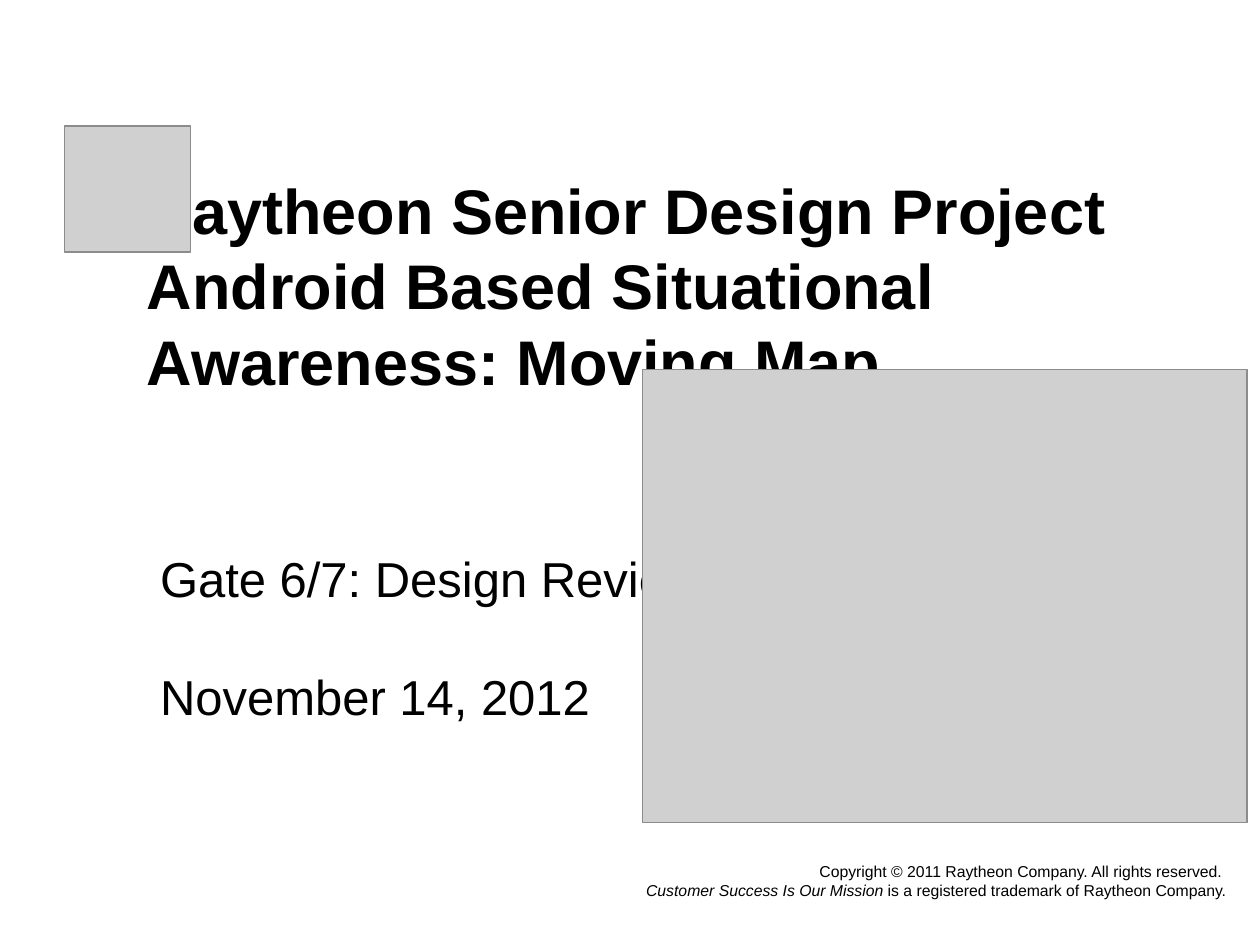
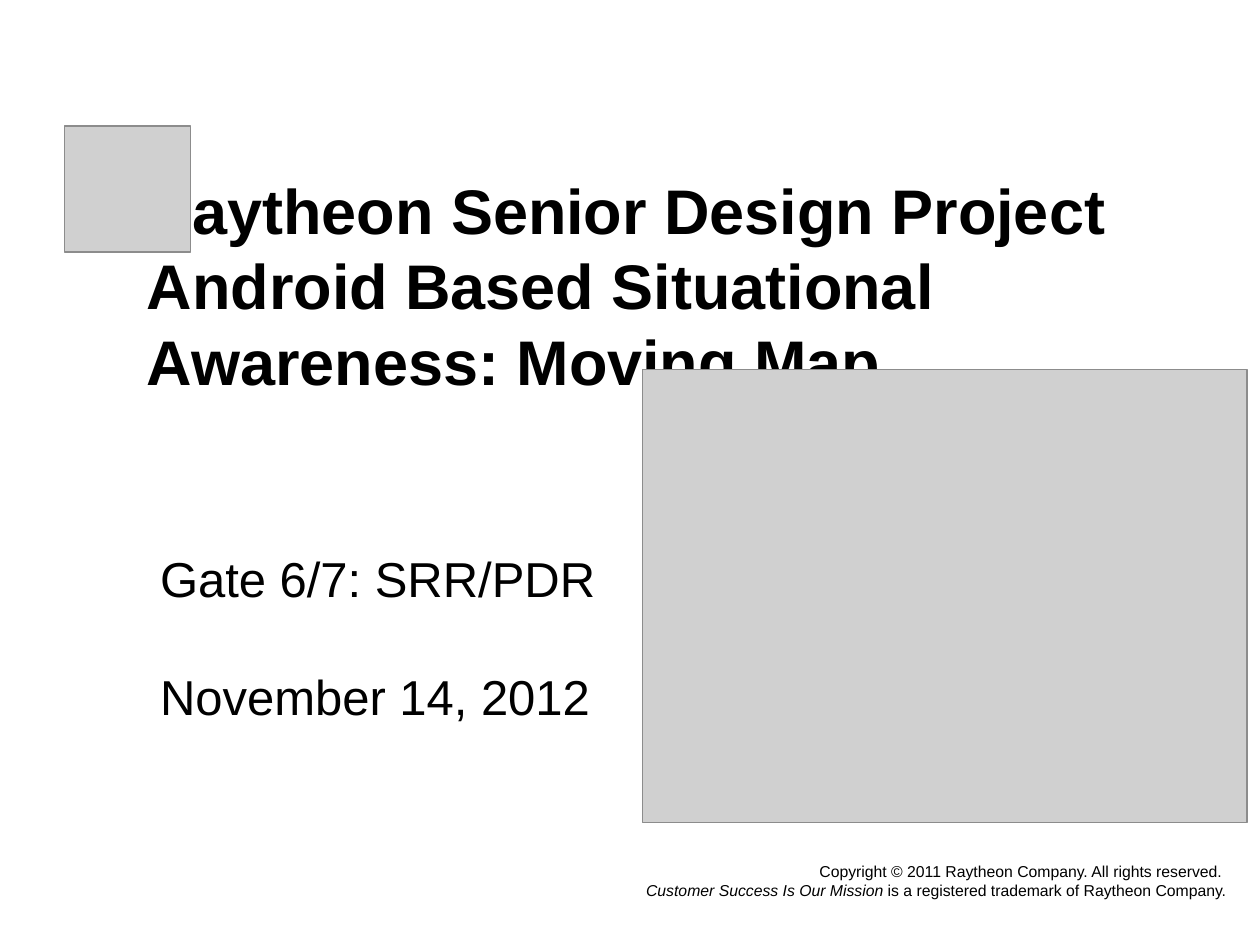
Before and after one commit to atniptw/Senior-Project, a slide deck: slide 1 of Documents/PowerPoints/Senior Design Project - Gate 6 1.0.pptx. Drawn at 1260x945 pixels with LibreOffice and Linux fonts; fonts in the diff are those of the drawing; grey boxes stand for pictures; background and template pictures are left out. Boxes give left, top, right and bottom in pixels: in the first picture for what was removed or moved away, otherwise in the second. Text is boxed around its words. In the diff, an @@ line names an element or a change of style, - is before the commit and + after.

```diff
--- a/Documents/PowerPoints/Senior Design Project - Gate 6 1.0.pptx
+++ b/Documents/PowerPoints/Senior Design Project - Gate 6 1.0.pptx
@@ text at (160,561,595,598): text changed @@
-Gate 6/7: Design Review
+Gate 6/7: SRR/PDR
```
Also in this commit, not shown: 11 other slides changed, 2 slides added, 5 other files.
